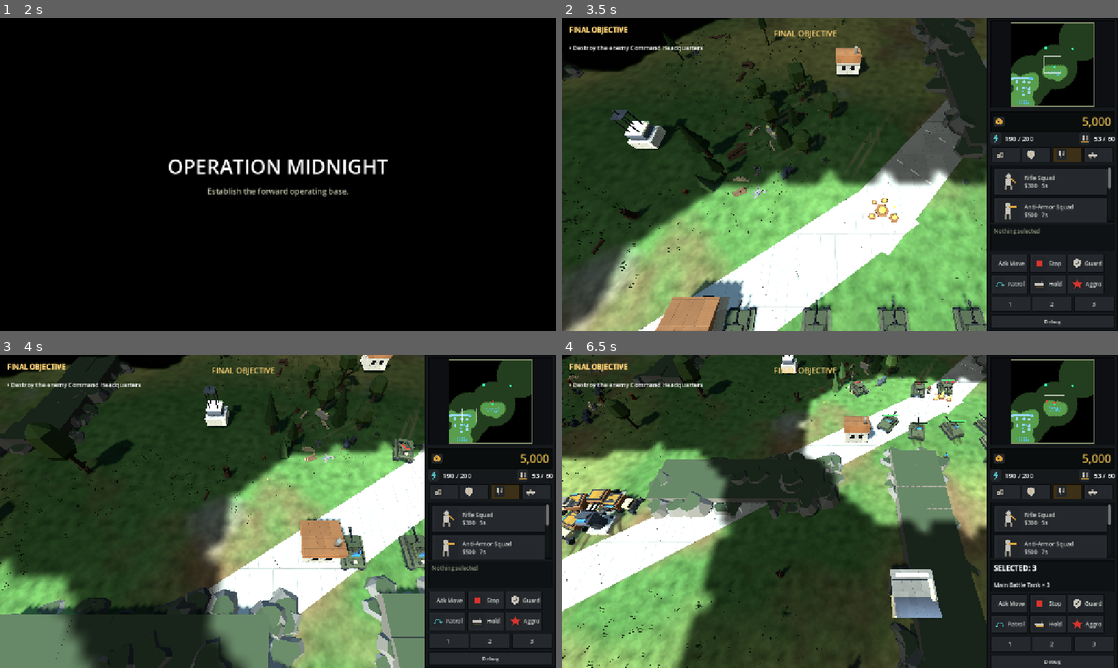
Above: before the commit, frames 1-4 (two rows, left to right).
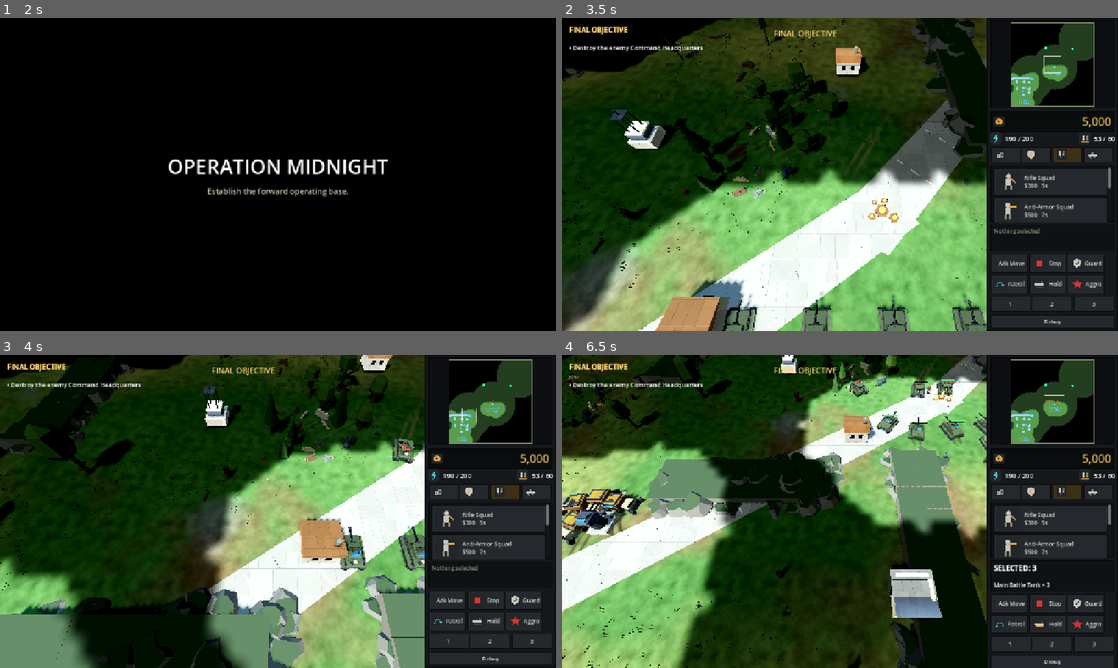
Above: after the commit, the same moments.

Repository: xionams/operation-midnight
Game: Godot game, scene res://tests/showcase.tscn
Same seed, same stepped clock (60 frames per second), same inputs: the game is played once before the commit and once after it. This scene is started directly instead of the project's main scene.
Inputs (mouse positions are in pixels of both pictures, inside the frame that each line leads up to):
- Up to frame 1 (2 s): click (444, 155) at 0.52 s; click (472, 155) at 1.27 s
- Up to frame 2 (3.5 s): click (1067, 155) at 2.02 s; tap Enter at 2.75 s; drag from (1051, 64) to (895, 105) at 2.77 s
- Up to frame 3 (4 s): drag from (444, 558) to (250, 574) at 3.52 s
- Up to frame 4 (6.5 s): move the mouse to (673, 464) at 4.27 s; hold A (move_left) 4.28-5 s; tap 2 at 4.35 s; drag from (867, 511) to (673, 464) at 5.02 s; move the mouse to (756, 433) at 5.77 s; hold S (move_back) from 5.78 s (still down); tap 0 at 5.85 s

Frame 1 is identical in both runs. In frame 2, 12% of the frame differs, in the area x 0-77%, y 0-100%; in frame 3, 18%; in frame 4, 18%.

Commit message:
Colour grading: give the frame a value structure
Measured on a combat frame: 79% of the picture sat inside one narrow
luminance band, 45 to 110 of 255. Ground, foliage, vehicles and
structures were all the same value, so nothing separated from anything
and the frame read as mush however good the individual assets had become.
That is what "still looks flat" was pointing at, and no asset pass
addresses it - it is a property of the whole image.

Contrast is the lever. It pushes darks down and lights up around the
mid-point, costs nothing, and applies to every surface consistently
rather than needing each palette retuned against the others.

Mid band 79% -> 58%, standard deviation 34.6 -> 38.9, and the 5th
percentile drops from 21 to near black while the 95th holds - so the
range opened at the bottom without blowing the highlights.

Saturation at 1.12 was tried first and pushed lit grass to an acid
yellow-green; contrast already recovers most of the apparent colour, so
1.04 covers the rest.

120 units: 38.2 FPS, inside the stress test's run-to-run noise.
Regression: 10 suites, 0 failures.

Co-Authored-By: Claude Opus 5 <noreply@anthropic.com>
Claude-Session: https://claude.ai/code/session_01DZuC8PnfRtC4UfouPMZvxD

Diff:
--- a/scripts/core/main.gd
+++ b/scripts/core/main.gd
@@ -277,6 +277,24 @@
 	environment.tonemap_exposure = 1.35
 	environment.tonemap_white = 1.0
 
+	## Colour grading. Measured on a combat frame, 79% of the picture sat
+	## inside one narrow luminance band (45-110 of 255): ground, foliage,
+	## vehicles and structures were all the same value, so nothing
+	## separated from anything and the frame read as mush however good the
+	## individual assets were.
+	##
+	## Contrast is the lever for that - it pushes the darks down and the
+	## lights up around the mid-point, which costs nothing and affects
+	## every surface consistently. Saturation comes up a little with it
+	## because raising contrast alone leaves colour looking washed.
+	environment.adjustment_enabled = true
+	environment.adjustment_contrast = 1.18
+	## 1.12 was tried and pushed the lit grass to an acid yellow-green.
+	## Contrast already recovers most of the apparent colour, so the
+	## saturation lift only has to cover the rest.
+	environment.adjustment_saturation = 1.04
+	environment.adjustment_brightness = 0.98
+
 	env_node.environment = environment
 	add_child(env_node)
 
Binary file changed: screenshots/battlefield_overview.png
Binary file changed: screenshots/combat.png
Binary file changed: screenshots/defensive_walls.png
Binary file changed: screenshots/enemy_base.png
Binary file changed: screenshots/player_base.png
Binary file changed: screenshots/resource_harvesting.png
Binary file changed: screenshots/vehicle_group.png
